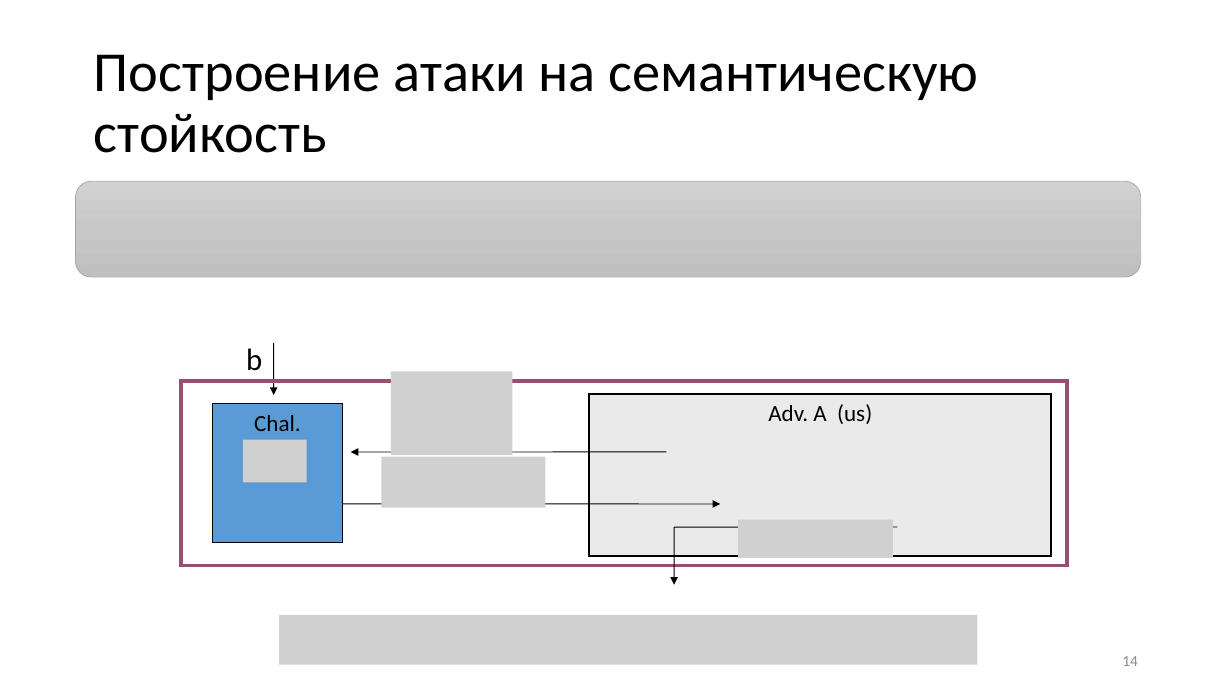
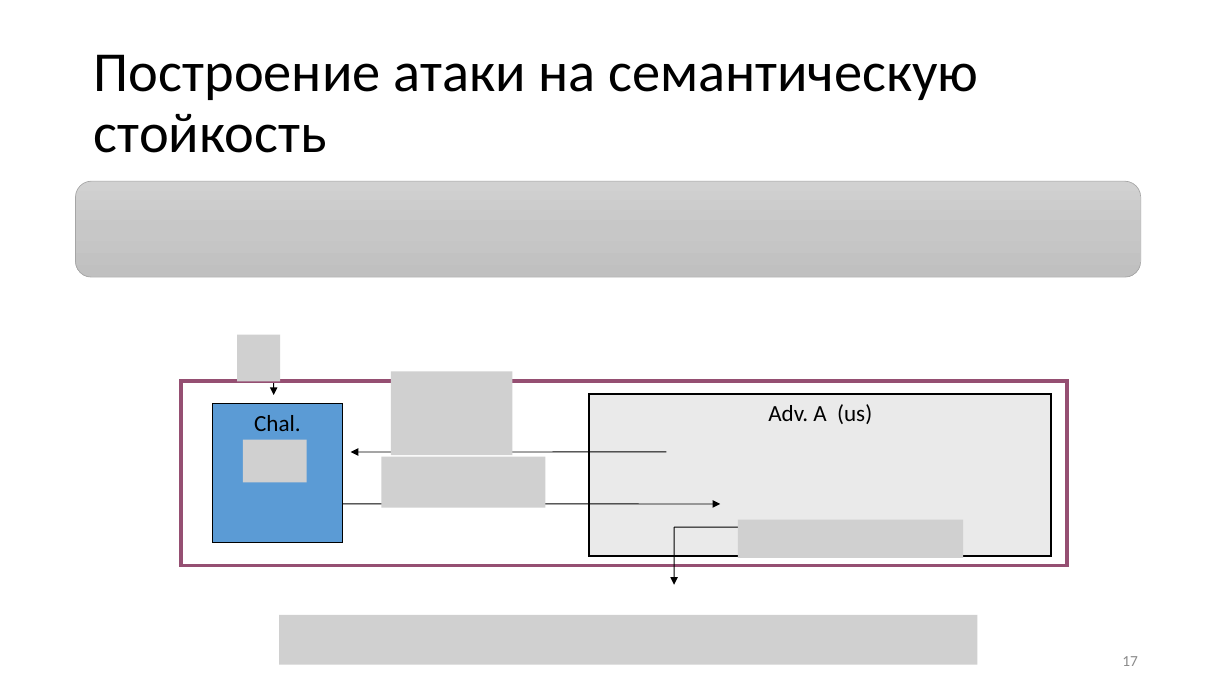
Before and after one commit to CryptoCourse/CryptoLectures, a slide deck: slide 17 of Lectures/Lecture1-b.pptx (slide 14 before the commit). Drawn at 1232x693 pixels with LibreOffice and Linux fonts; fonts in the diff are those of the drawing; grey boxes stand for pictures. Boxes give left, top, right and bottom in pixels: in the first picture for what was removed or moved away, otherwise in the second. Text is boxed around its words. In the diff, an @@ line names an element or a change of style, - is before the commit and + after.

```diff
--- a/Lectures/Lecture1-b.pptx
+++ b/Lectures/Lecture1-b.pptx
@@ picture added at box(238, 335, 281, 381) @@
@@ text removed at box(246, 348, 262, 371) @@
-b
@@ picture: place and size @@
-picture at box(738, 519, 894, 558)
+picture at box(738, 519, 964, 558)
@@ page number at box(1122, 656, 1138, 666): text changed @@
-14
+17
```
Also in this commit, not shown: 3 other slides changed, 3 slides added, 1 other file.
